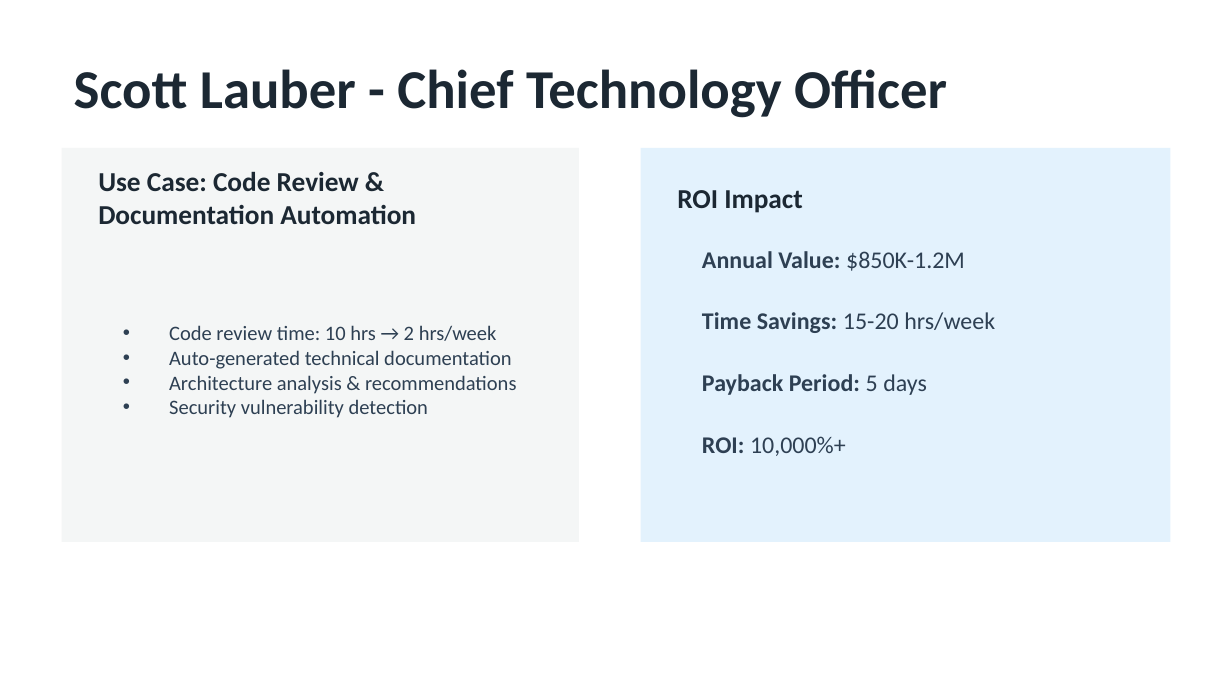
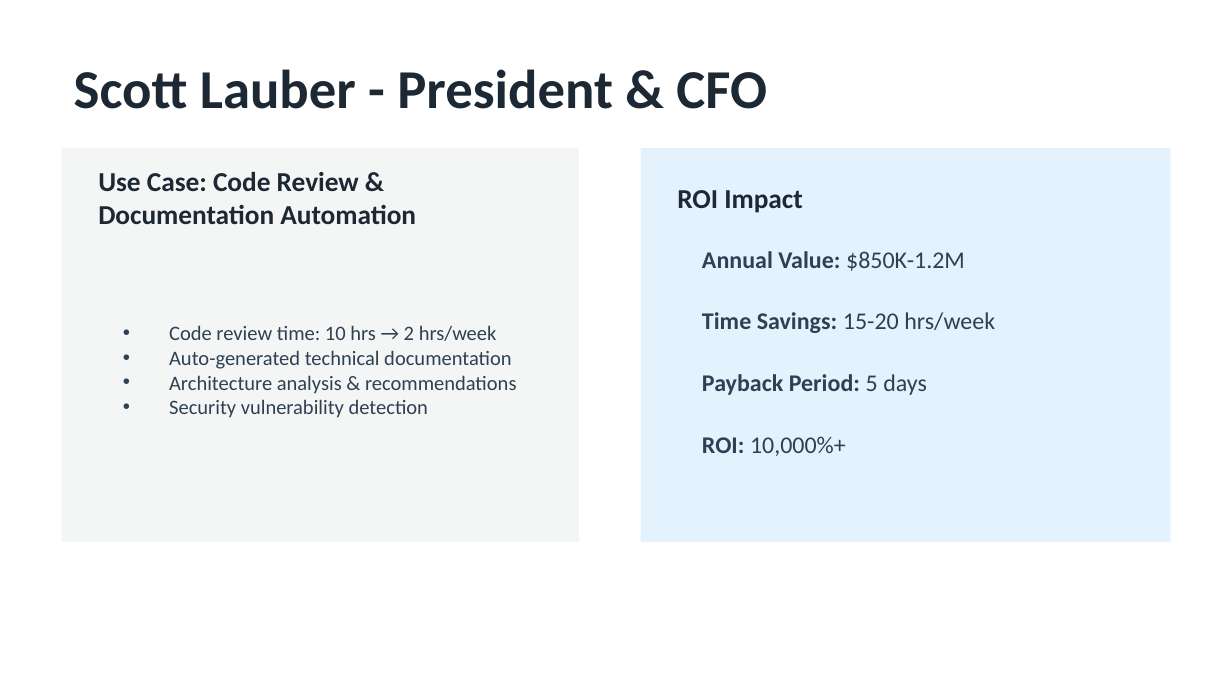
Before and after one commit to UsernameTron/ISPN-Claude-POC, a slide deck: slide 5 of ISPN-Claude-POC-Board-Presentation.pptx. Drawn at 1232x693 pixels with LibreOffice and Linux fonts; fonts in the diff are those of the drawing. Boxes give left, top, right and bottom in pixels: in the first picture for what was removed or moved away, otherwise in the second. Text is boxed around its words. In the diff, an @@ line names an element or a change of style, - is before the commit and + after.

```diff
--- a/ISPN-Claude-POC-Board-Presentation.pptx
+++ b/ISPN-Claude-POC-Board-Presentation.pptx
@@ text at bbox=[74, 69, 767, 109]: text changed @@
-Scott Lauber - Chief Technology Officer
+Scott Lauber - President & CFO
```
Also in this commit, not shown: 1 other slide changed, 17 other files.
